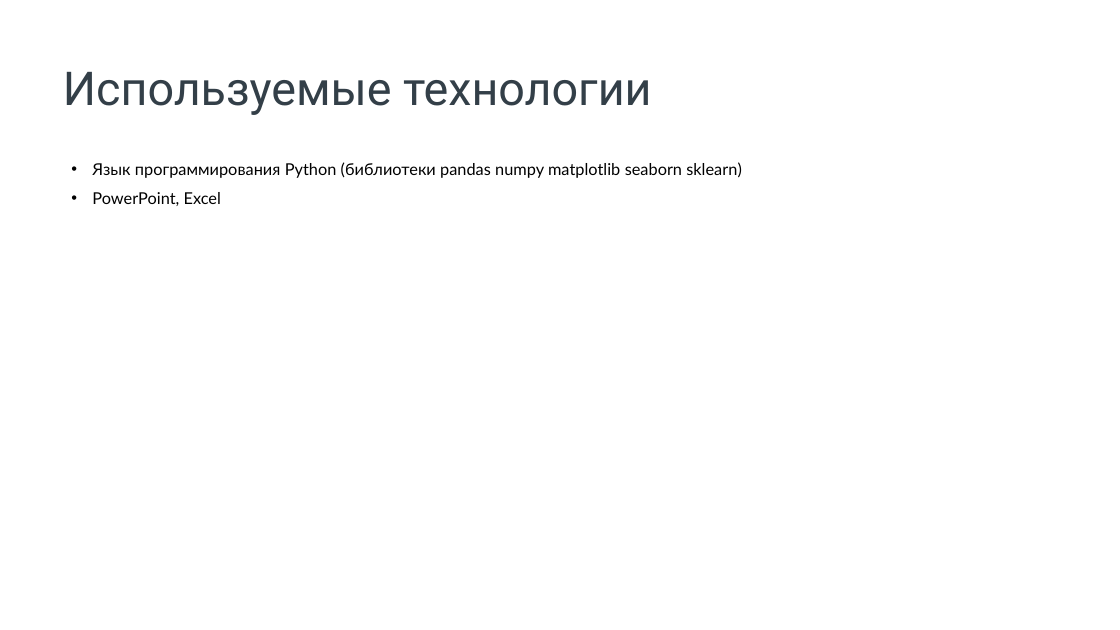
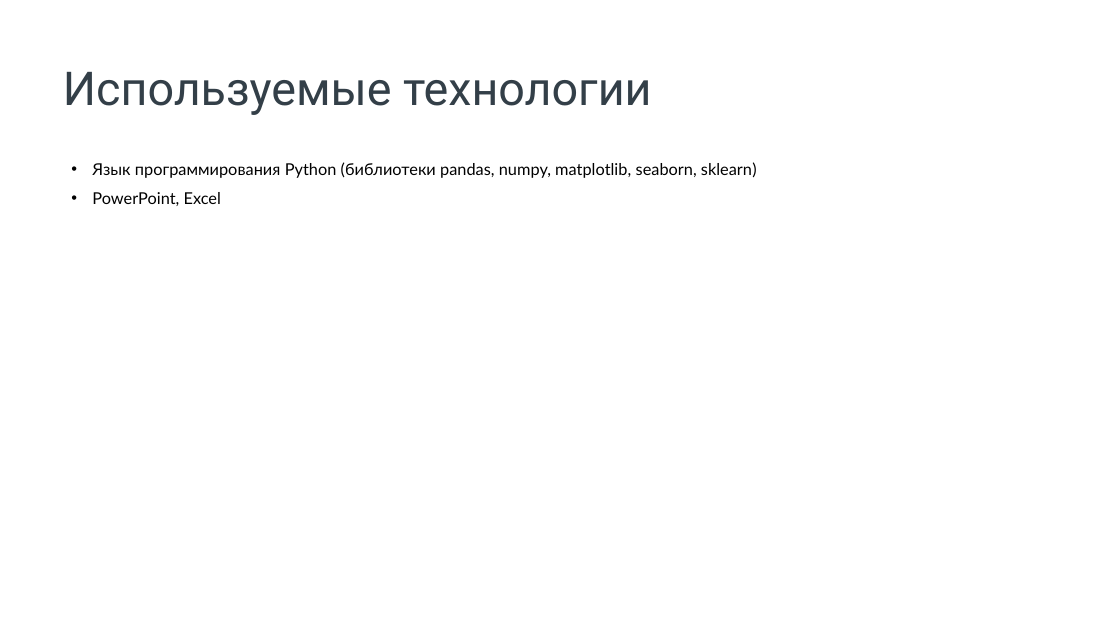
Before and after one commit to temasty/Project, a slide deck: slide 14 of Молодык_А_А.pptx (slide 12 before the commit). Drawn at 1120x630 pixels with LibreOffice and Linux fonts; fonts in the diff are those of the drawing; background and template pictures are left out. Boxes give left, top, right and bottom in pixels: in the first picture for what was removed or moved away, otherwise in the second. Text is boxed around its words. In the diff, an @@ line names an element or a change of style, - is before the commit and + after.

```diff
--- a/Молодык_А_А.pptx
+++ b/Молодык_А_А.pptx
@@ text at [92, 162, 757, 178]: text changed @@
-• Язык программирования Python (библиотеки pandas numpy matplotlib seaborn sklearn)
+• Язык программирования Python (библиотеки pandas, numpy, matplotlib, seaborn, sklearn)
```
Also in this commit, not shown: 5 other slides changed, 4 slides added, 2 slides removed.
